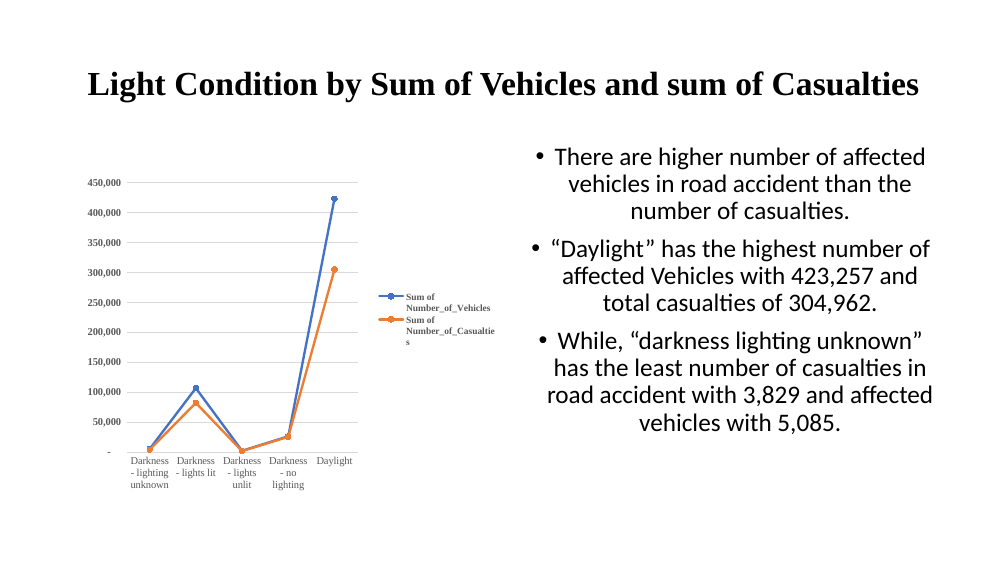
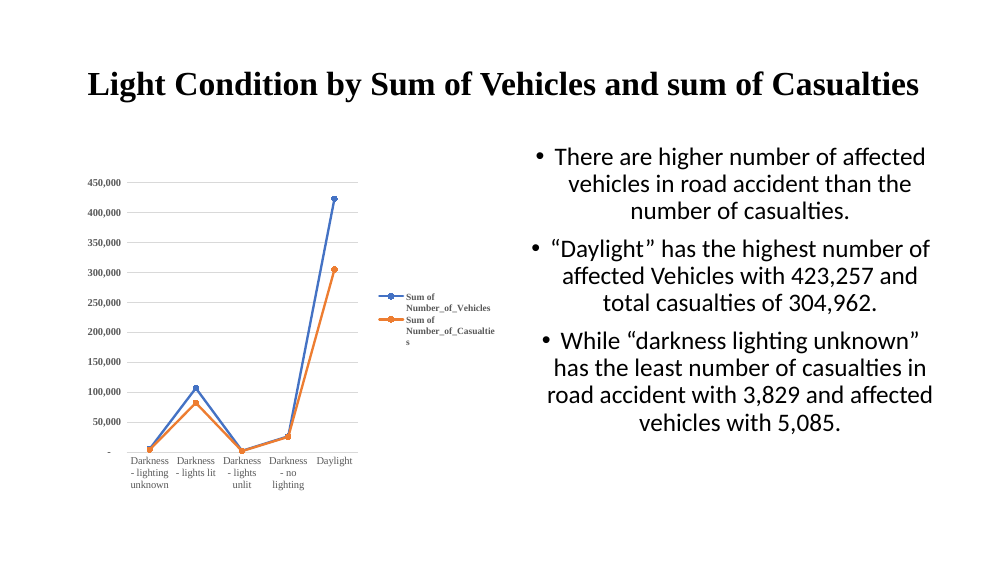
Before and after one commit to Amy2220/Amy_Projects, a slide deck: slide 5 of Road_Accident_Analysis/Road_Accident_Data.pptx (slide 6 before the commit). Drawn at 1008x567 pixels with LibreOffice and Linux fonts; fonts in the diff are those of the drawing. Boxes give left, top, right and bottom in pixels: in the first picture for what was removed or moved away, otherwise in the second. Text is boxed around its words. In the diff, an @@ line names an element or a change of style, - is before the commit and + after.

```diff
--- a/Road_Accident_Analysis/Road_Accident_Data.pptx
+++ b/Road_Accident_Analysis/Road_Accident_Data.pptx
@@ text at bbox=[547, 331, 933, 434]: text changed @@
-• While, “darkness lighting unknown” has the least number of casualties in road accident with 3,829 and affected vehicles with 5,085.
+• While “darkness lighting unknown” has the least number of casualties in road accident with 3,829 and affected vehicles with 5,085.
```
Also in this commit, not shown: 4 other slides changed, 1 slide removed, 6 other files.
